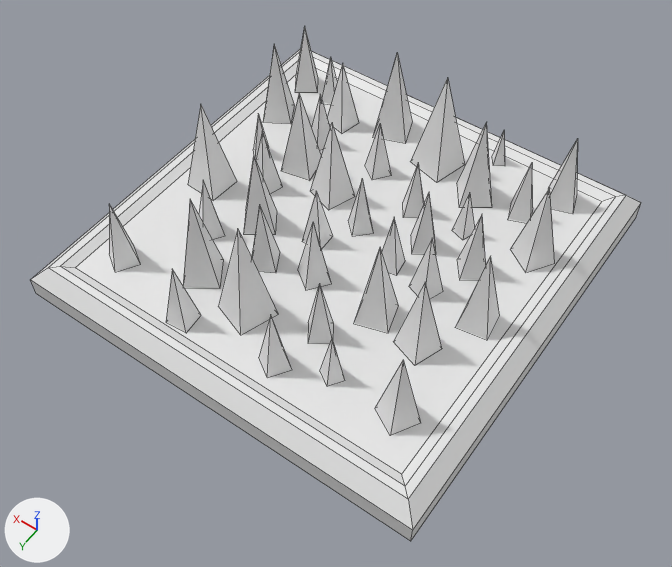
Before and after pictures for a commit that changed the FBX model Assets/FBXReadyForImport/UpdatedTiles/SpikeFloor.fbx.
Rendered twice from a 50 mm camera at (-2.37, 3.44, 5.0) aimed at (-0.18, 0.37, 0.18). Lighting does not change. The marker at lower left points along +X, +Y and +Z. Mesh edges are drawn as thin lines.

Before the edit, the objects in view are built like this:
```python
me_cube_001 = bpy.data.meshes.new('Cube.001')
me_cube_001.from_pydata(...)  # 225 vertices, 223 faces; spans x -1.5..1.5, y -1.5..1.5, z 0.0..1.0
ob_spikes_3x3 = bpy.data.objects.new('Spikes_3x3', me_cube_001)
ob_spikes_3x3.location = (0.0, 0.0, 0.0)
```
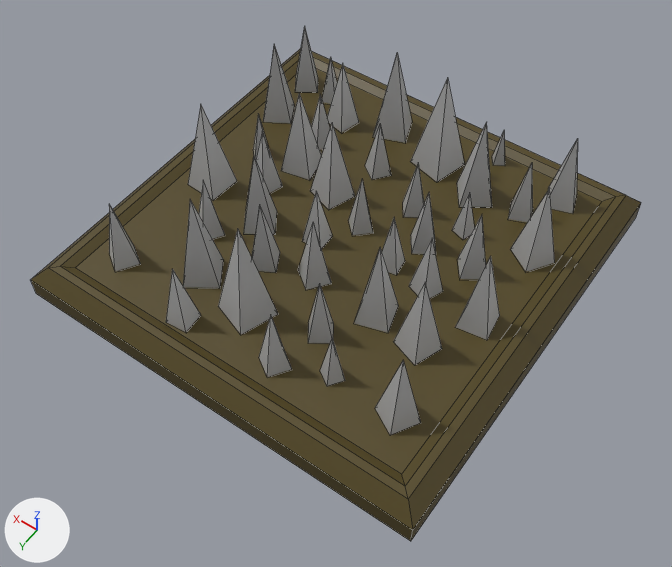
The change, as a list of edits to the scene's bpy script:
```text
Add mat_rottenflooring:
    mat_rottenflooring = principled_material('RottenFlooring')
    mat_rottenflooring.base_color = (0.0835, 0.0599, 0.0104)  # brown #52451a
Add mat_metal:
    mat_metal = principled_material('Metal')
    mat_metal.base_color = (0.448, 0.448, 0.448)  # grey #b3b3b3
Change me_cube_001:
    where me_cube_001.from_pydata(...)  # 225 vertices, 223 faces; spans x -1.5..1.5, y -1.5..1.5, z 0.0..1.0
    used by ob_spikes_3x3; location = (0.0, 0.0, 0.0)
    me_cube_001 part 1: all 4 faces centred in x -1.5..-1.32, y 0.0, z 0.08..0.25 switch from no material to mat_rottenflooring (brown #52451a)
    me_cube_001 part 2: all 4 faces centred in x 0.0, y -1.5..-1.32, z 0.08..0.25 switch from no material to mat_rottenflooring (brown #52451a)
    me_cube_001 part 3: all 4 faces centred in x 0.0, y 1.32..1.5, z 0.08..0.25 switch from no material to mat_rottenflooring (brown #52451a)
    me_cube_001 part 4: all 4 faces centred in x 1.32..1.5, y 0.0, z 0.08..0.25 switch from no material to mat_rottenflooring (brown #52451a)
    me_cube_001 part 5: all 2 faces centred in x 0.0, y 0.0, z 0.0..0.22 switch from no material to mat_rottenflooring (brown #52451a)
    me_cube_001 part 6: 205 of the faces centred in x -1.18..1.19, y -1.24..1.23, z 0.21..0.47 switch from no material to mat_metal (grey #b2b2b2)
```

Pixel boxes (x1, y1, x2, y2) of what changed, in the pictures (672 x 567 px):
part 1 of me_cube_001, recoloured (grey to brown): (402, 195, 641, 540) in both
part 2 of me_cube_001, recoloured (white to brown): (312, 52, 625, 201) in both
part 3 of me_cube_001, recoloured (white to brown): (31, 266, 413, 541) in both
part 4 of me_cube_001, recoloured (white to brown): (32, 48, 301, 279) in both
part 5 of me_cube_001, recoloured (white to brown): (76, 69, 602, 474) in both
part 6 of me_cube_001, recoloured: (109, 27, 578, 435) in both
